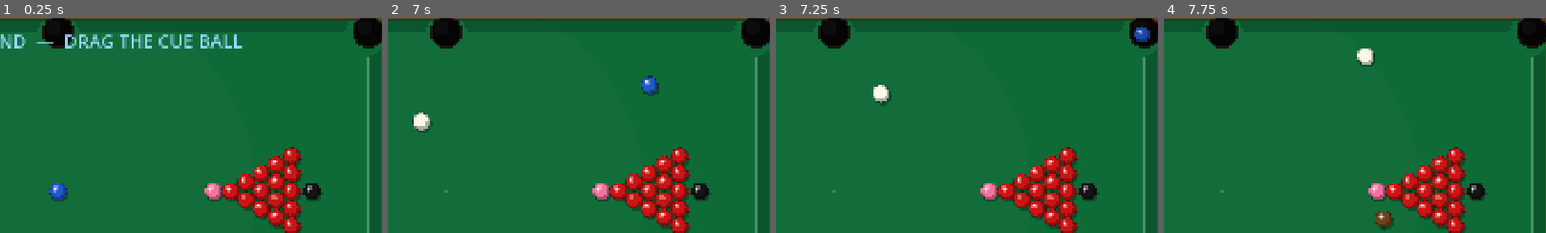
Above: before the commit, frames 1-4 (left to right).
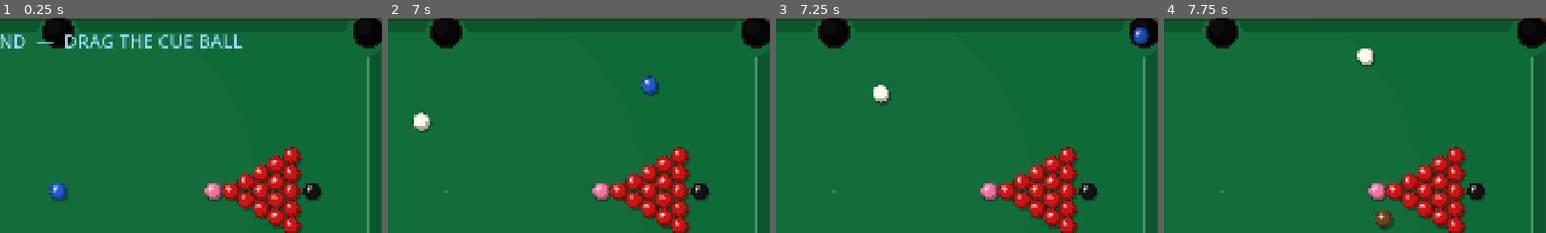
Above: after the commit, the same moments.

Repository: SaadiDK-003/pocket_duel
Game: Godot game, scene res://scenes/snooker/snooker_game.tscn
Same seed, same stepped clock (60 frames per second), same inputs: the game is played once before the commit and once after it. This scene is started directly instead of the project's main scene.
Inputs (mouse positions are % of the whole screen's width and height, from its top left):
- Up to frame 1 (0.25 s): no input
- Up to frame 2 (7 s): click "II" at 0.5 s; click "Restart" at 1.25 s; click "II" at 2 s; click "Restart" at 2.75 s; click "II" at 3.5 s; click "Restart" at 4.25 s; tap Enter at 5 s; drag from (5, 91) to (60, 28) at 5.02 s; drag from (80, 65) to (45, 70) at 5.77 s; click "SHOOT" at 6.5 s
- Up to frame 3 (7.25 s): no input
- Up to frame 4 (7.75 s): move the mouse to (20, 35) at 7.27 s; tap 2 at 7.35 s; click (20, 35) at 7.42 s
The pictures show only the part of the screen within x 42-92%, y 12-62%; the shares and areas given below are measured in that part.

Frames 1-2 are identical in both runs. In frame 3, 0.2% of the frame differs, in the area x 93-98%, y 3-12%; in frame 4, nothing differs.

Commit message:
Smooth ball motion: simulate per rendered frame (high-refresh friendly)
- Move the table simulation from _physics_process (fixed 60 Hz) to _process
  so motion tracks the display's native refresh (90/120 Hz phones no longer
  stutter)
- Adaptive substeps target a fixed ~1/480s length so collision fidelity is
  constant across frame rates; frame delta clamped to avoid tunnelling on a
  hitch
- Integrator was already dt-based, so physics feel/tuning is unchanged

Co-Authored-By: Claude Opus 4.8 <noreply@anthropic.com>

Diff:
--- a/scripts/snooker/game_manager.gd
+++ b/scripts/snooker/game_manager.gd
@@ -13,7 +13,13 @@
 ## priority is "make it feel good first", so expect to nudge these.
 
 # ------------------------------------------------------------------ Tunables
-const SUBSTEPS: int = 8
+# The simulation runs once per RENDERED frame (see _process) so motion is smooth
+# at the display's native refresh (60/90/120 Hz), not a fixed 60. Substeps are
+# sized to a fixed target length so collision fidelity stays constant whatever
+# the frame rate; the delta is clamped so a frame hitch can't tunnel balls.
+const SIM_SUB_DT: float = 1.0 / 480.0     # Target physics substep length (s).
+const SIM_MAX_SUBSTEPS: int = 16
+const SIM_MAX_DELTA: float = 1.0 / 30.0   # Cap the frame delta after a hitch.
 # Exponential coast: fraction of speed KEPT per second. This gives the natural
 # pool "glide" — fast at first, easing to a gentle stop — instead of the
 # abrupt halt a constant deceleration produces. Lower = more friction.
@@ -86,6 +92,7 @@
 
 
 func _process(delta: float) -> void:
+	_simulate(delta)
 	if _timer_active and not _paused:
 		_shot_time_left -= delta
 		if _shot_time_left <= 0.0:
@@ -543,14 +550,19 @@
 
 
 # ------------------------------------------------------------------ Simulation
-func _physics_process(delta: float) -> void:
+## Advance the table once per rendered frame so motion tracks the display's
+## refresh rate. Framerate-independent: the integrator is dt-based and the
+## substep count adapts to keep each substep near SIM_SUB_DT.
+func _simulate(delta: float) -> void:
 	if _paused or not _balls_moving:
 		return
 
+	var d := minf(delta, SIM_MAX_DELTA)   # Clamp so a hitch can't tunnel balls.
+	var steps := clampi(int(ceil(d / SIM_SUB_DT)), 1, SIM_MAX_SUBSTEPS)
+	var sub := d / float(steps)
 	_frame_ball_impact = 0.0
 	_frame_cushion_impact = 0.0
-	var sub := delta / float(SUBSTEPS)
-	for _i in SUBSTEPS:
+	for _i in steps:
 		_step(sub)
 	_play_impact_sounds()
 
